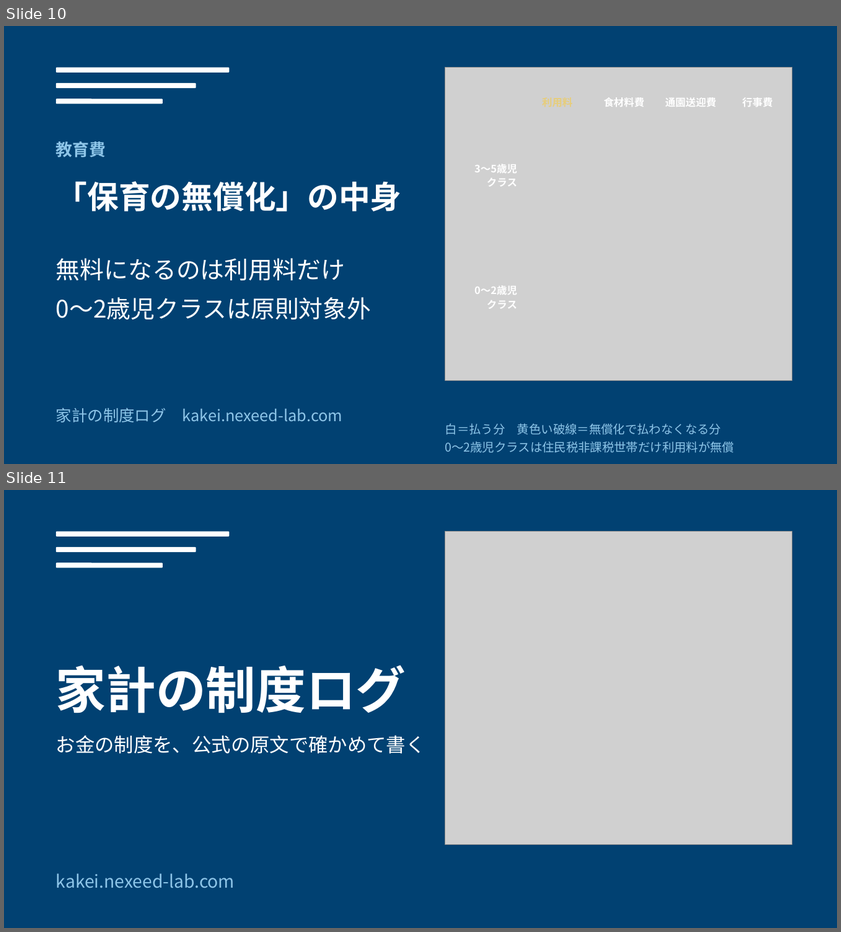
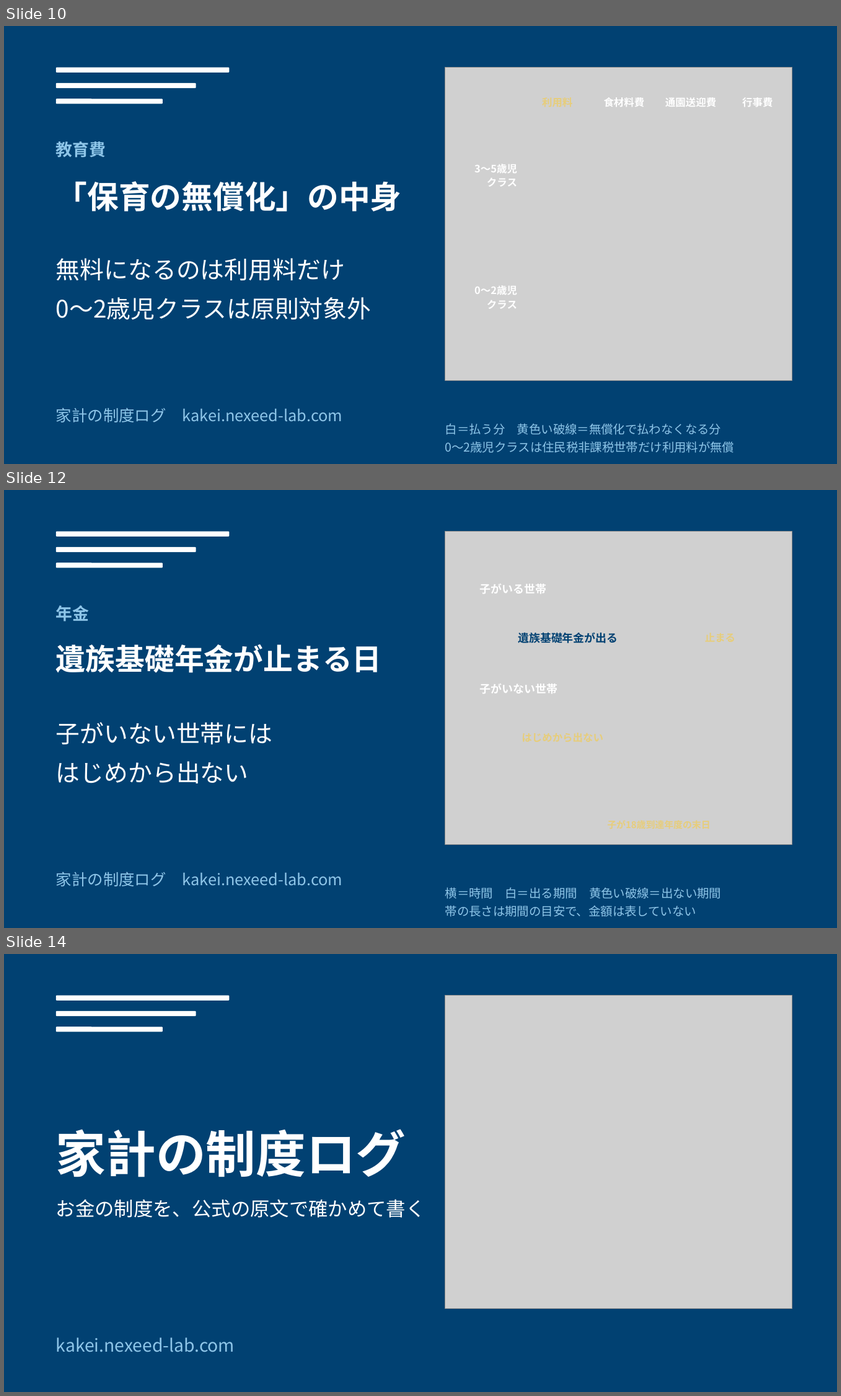
Before and after one commit to oshima0627/kakei, a slide deck: tools/article-images/article-images.pptx. Shown one above the other, each under a label of ours: slides 10 and 11 before the commit, slides 10, 12 and 14 after it; the slides between them are not shown. The pictures are 841x932 and 841x1396 pixels, drawn with LibreOffice and Linux fonts; fonts in the diff are those of the drawing; grey boxes stand for pictures. Boxes give left, top, right and bottom in pixels: in the first picture for what was removed or moved away, otherwise in the second. Text is boxed around its words. In the diff, an @@ line names an element or a change of style, - is before the commit and + after.

```diff
--- a/tools/article-images/article-images.pptx
+++ b/tools/article-images/article-images.pptx
@@ slide 12 added at <box>4,490,837,928</box>, background #014172 @@
@@ rounded rectangle added at <box>56,532,229,536</box>, fill #FFFFFF @@
@@ picture added at <box>445,532,793,844</box> @@
@@ rounded rectangle added at <box>56,546,196,551</box>, fill #FFFFFF @@
@@ rounded rectangle added at <box>56,563,163,568</box>, fill #FFFFFF @@
@@ text added at <box>480,584,546,594</box>, 12 pt, text #FFFFFF, bold @@
+子がいる世帯
@@ text added at <box>56,605,90,621</box>, 18 pt, text #8EC5E8, bold @@
+年金
@@ text added at <box>518,632,618,643</box>, 12 pt, text #014172, bold @@
+遺族基礎年金が出る
@@ text added at <box>56,644,382,673</box>, 32 pt, text #FFFFFF, bold @@
+遺族基礎年金が止まる日
@@ text added at <box>480,683,558,693</box>, 12 pt, text #FFFFFF, bold @@
+子がいない世帯
@@ text added at <box>56,722,273,783</box>, 26 pt, text #FFFFFF @@
+子がいない世帯には
+はじめから出ない
@@ text added at <box>56,871,343,886</box>, 17 pt, text #8EC5E8 @@
+家計の制度ログ kakei.nexeed-lab.com
@@ text added at <box>445,887,721,917</box>, 13 pt, text #8EC5E8 @@
+横＝時間 白＝出る期間 黄色い破線＝出ない期間
+帯の長さは期間の目安で、金額は表していない
@@ what was slide 11 is now slide 14 @@
```
Also in this commit, not shown: 2 other slides added, 12 other files.
